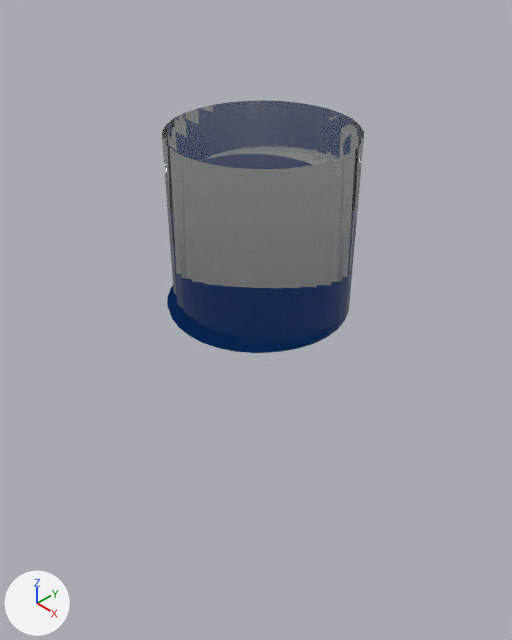
An edit to the Blender file Smart_Water_Management_System/Blender_Python_Codes/Aditya.blend, drawn before and after from the same camera.
The view is the same before and after, from a camera (50 mm lens) standing at (4.96, -4.68, 3.31) and looking at (-0.18, 0.24, -1.49). Lighting does not change. The marker at lower left points along +X, +Y and +Z.

Names of what the first picture shows: 'Cylinder.003', 'Liquid'.
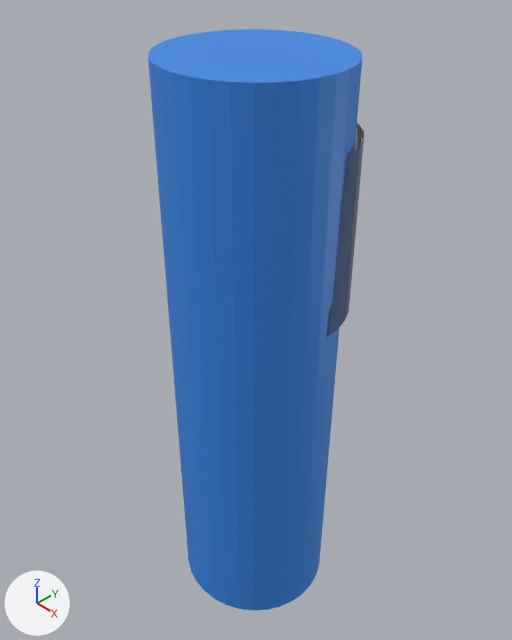
What differs and where, as boxes (x1, y1, x2, y2) in the pictures (512 x 640 px):
'Liquid', moved, rescaled: before (167, 286, 333, 353); after (148, 29, 362, 610)
'Cylinder.003', unchanged, covered by the edit: before (162, 100, 364, 352); after (326, 123, 364, 337)

The edits, one by one:
Object 'Liquid' (ob_liquid) moves from (0.0, 0.02, -1.0) to (0.0, 0.02, -0.3).
Object 'Liquid' (ob_liquid) is rescaled from (0.989, 0.964, 0.0) to (0.989, 0.964, 5.14).
